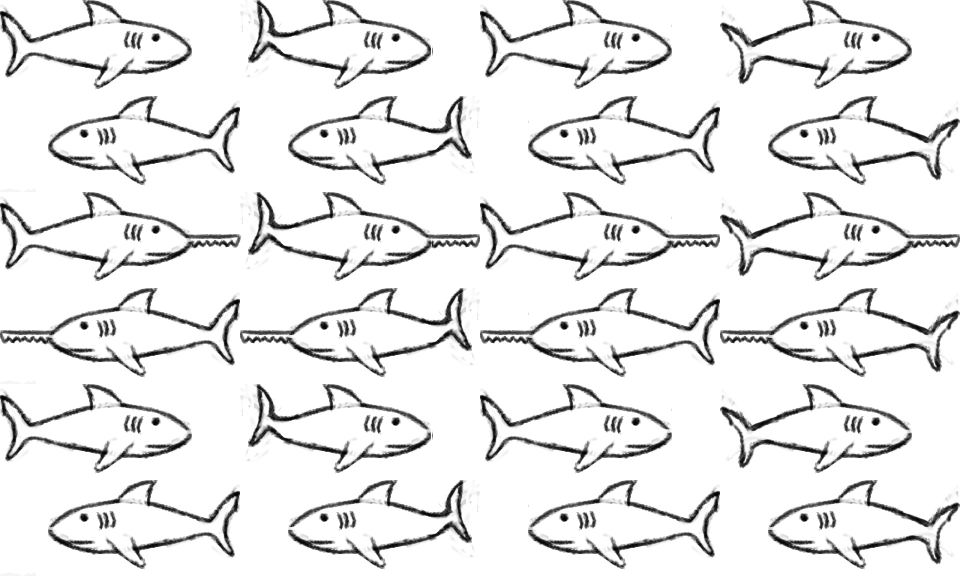
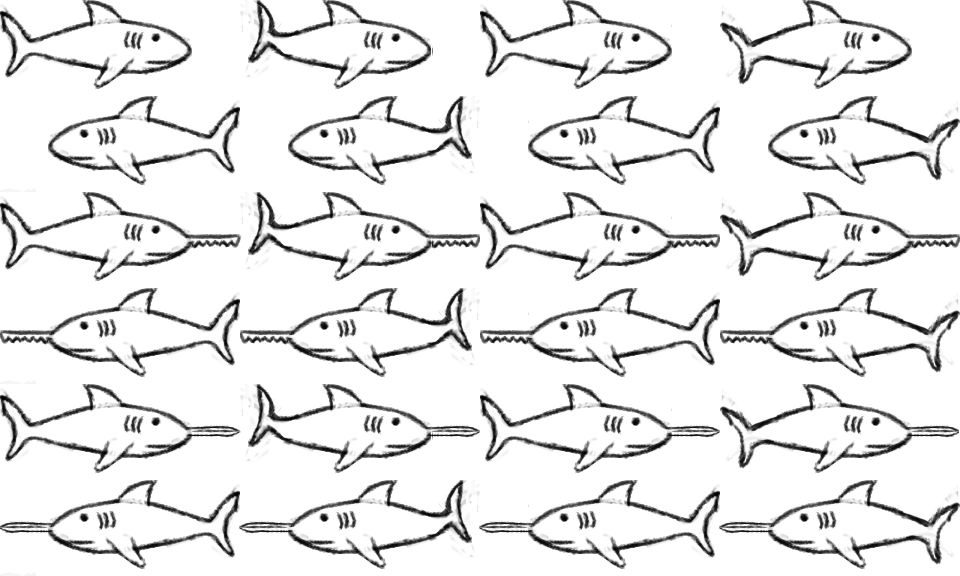
Layers edited between the first and the second 960 × 576 image:
added layer "Layer #1" above "Layer" over [0, 425, 959, 534]
